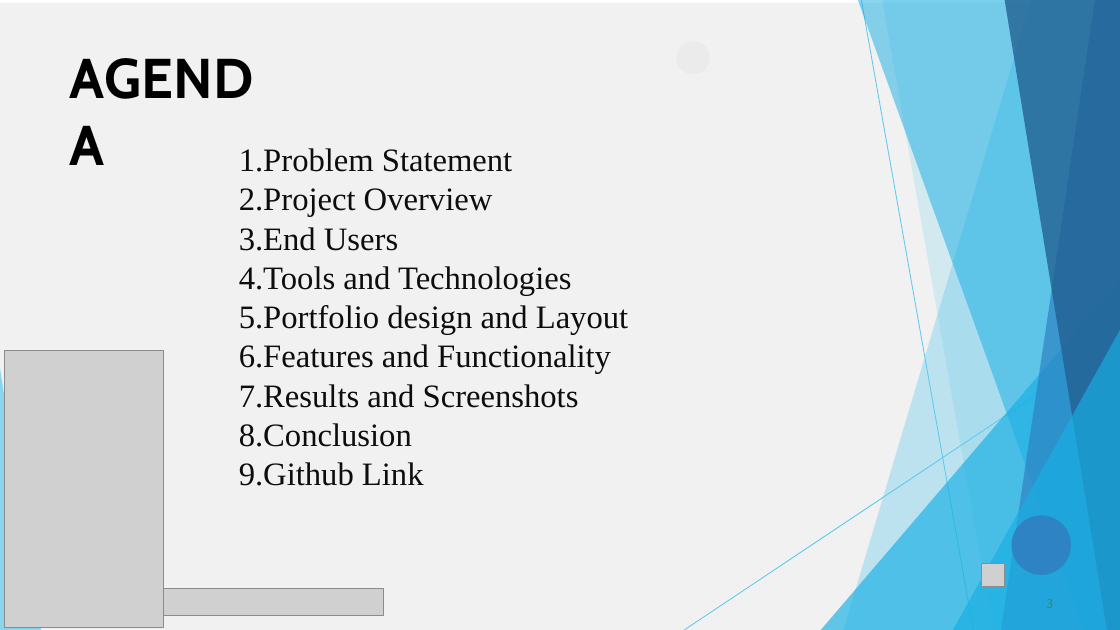
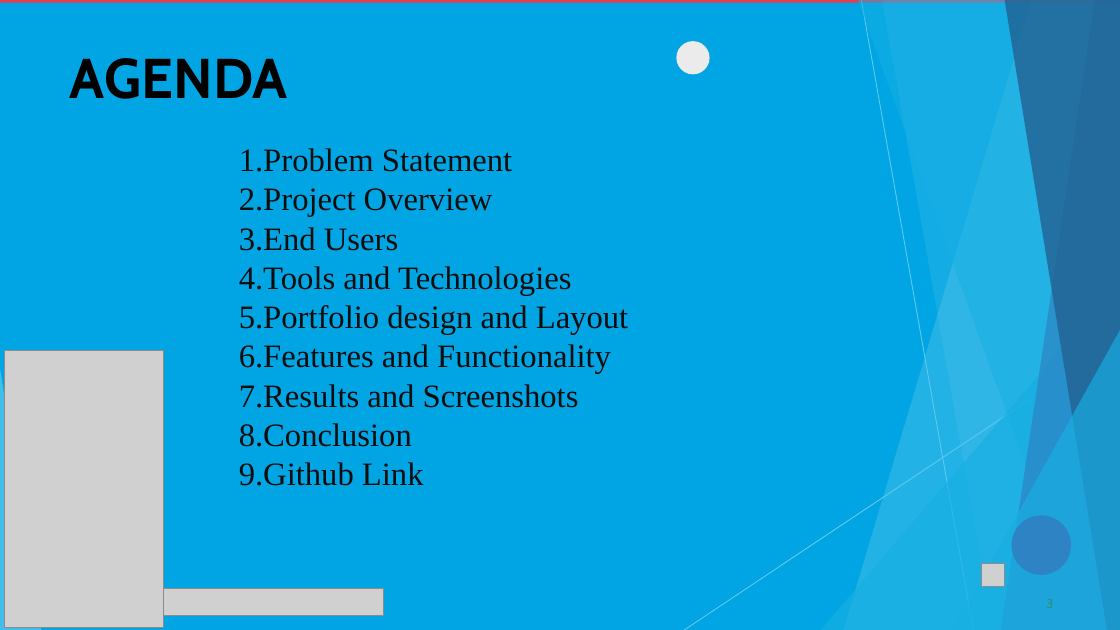
Before and after one commit to mohanpriyamohan2006-create/Mohan-priya--NM-edunet-project-, a slide deck: slide 3 of PPT FWD TNSDC 2025.pptx. Drawn at 1120x630 pixels with LibreOffice and Linux fonts; fonts in the diff are those of the drawing; grey boxes stand for pictures. Boxes give left, top, right and bottom in pixels: in the first picture for what was removed or moved away, otherwise in the second. Text is boxed around its words. In the diff, an @@ line names an element or a change of style, - is before the commit and + after.

```diff
--- a/PPT FWD TNSDC 2025.pptx
+++ b/PPT FWD TNSDC 2025.pptx
@@ background #FFFFFF to #E73B50 @@
@@ freeform shape at <box>0,3,1120,630</box>: fill #F1F1F1 to #02A5E3 @@
@@ title "AGENDA" rewrapped from <box>68,41,285,111</box> to <box>69,58,288,99</box> @@
```
Also in this commit, not shown: 8 other slides changed, 4 slides added, 2 slides removed.
